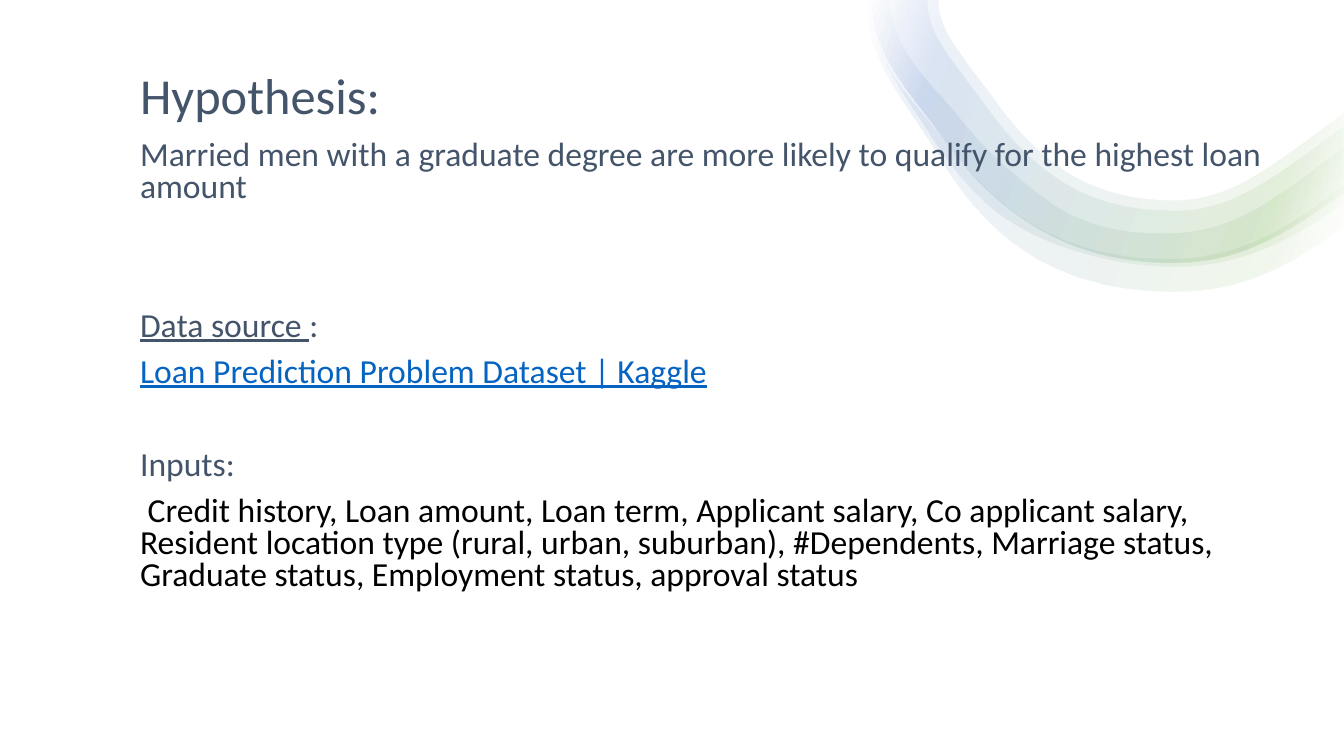
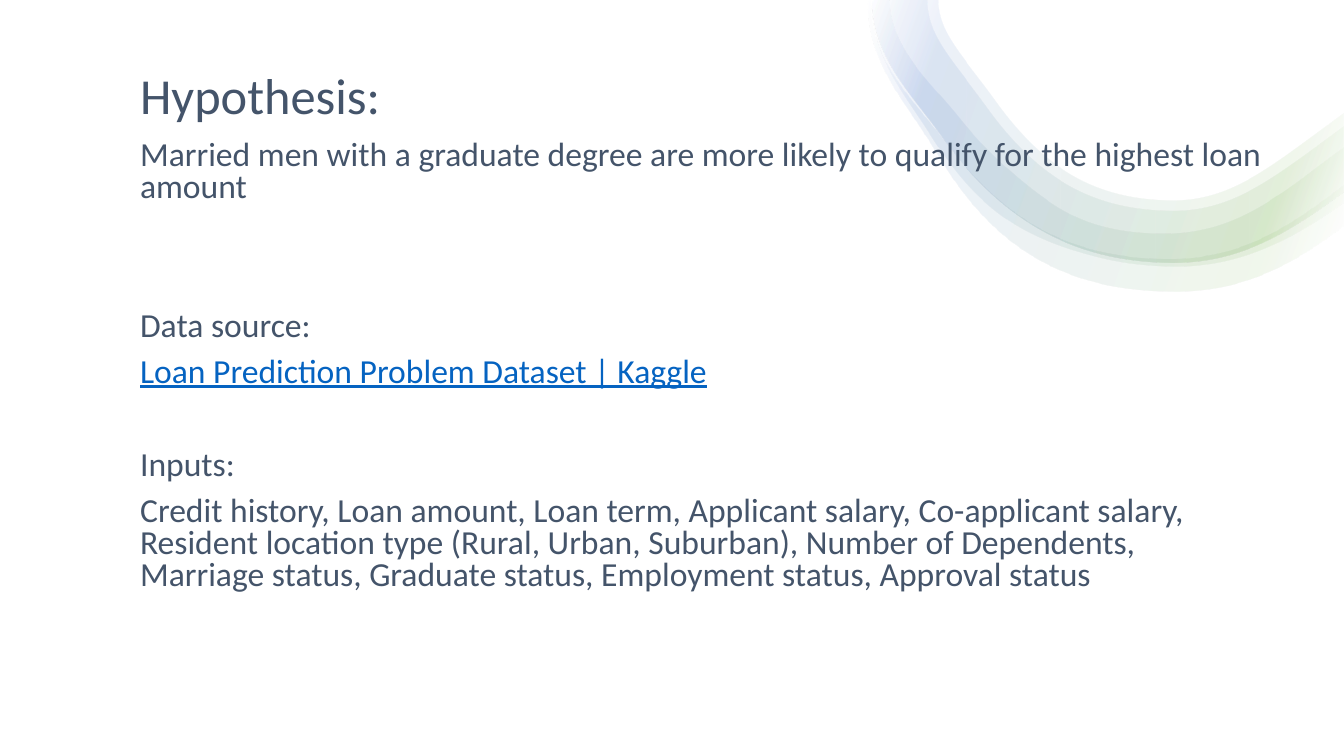
Before and after one commit to diazdez/Project-3, a slide deck: slide 2 of Loan approval project 3.pptx. Drawn at 1344x756 pixels with LibreOffice and Linux fonts; fonts in the diff are those of the drawing. Boxes give left, top, right and bottom in pixels: in the first picture for what was removed or moved away, otherwise in the second. Text is boxed around its words. In the diff, an @@ line names an element or a change of style, - is before the commit and + after.

```diff
--- a/Loan approval project 3.pptx
+++ b/Loan approval project 3.pptx
@@ text at [140, 315, 311, 338]: spaces changed @@
-Data source :
+Data source:
@@ text at [140, 498, 1183, 592]: text changed; text colour #000000 to #44546A @@
-Credit history, Loan amount, Loan term, Applicant salary, Co applicant salary, Resident location type (rural, urban, suburban), #Dependents, Marriage status, Graduate status, Employment status, approval status
+Credit history, Loan amount, Loan term, Applicant salary, Co-applicant salary, Resident location type (Rural, Urban, Suburban), Number of Dependents, Marriage status, Graduate status, Employment status, Approval status
```
Also in this commit, not shown: 10 other slides changed, 1 slide added, 1 slide removed, 4 other files.
